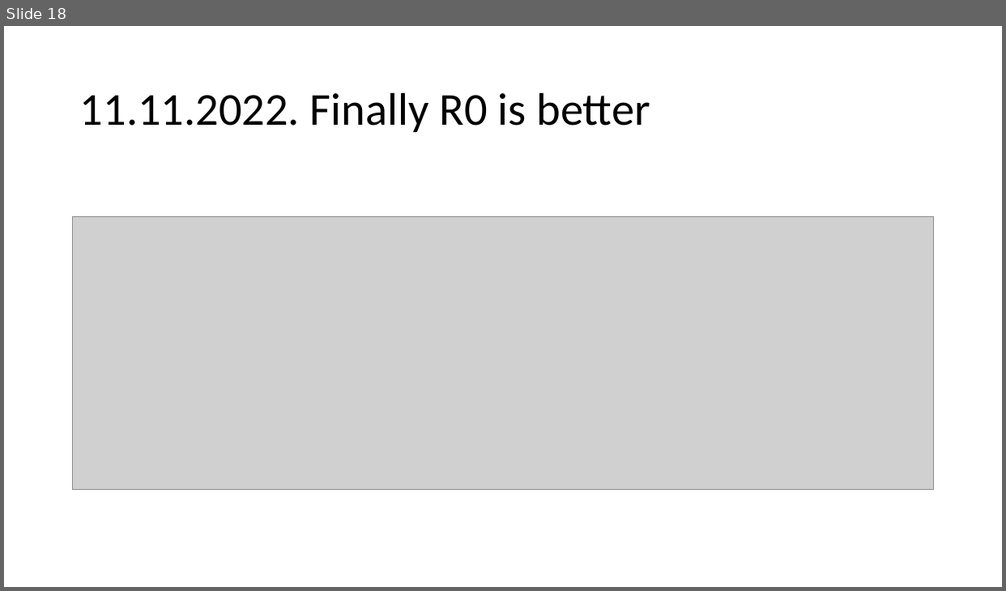
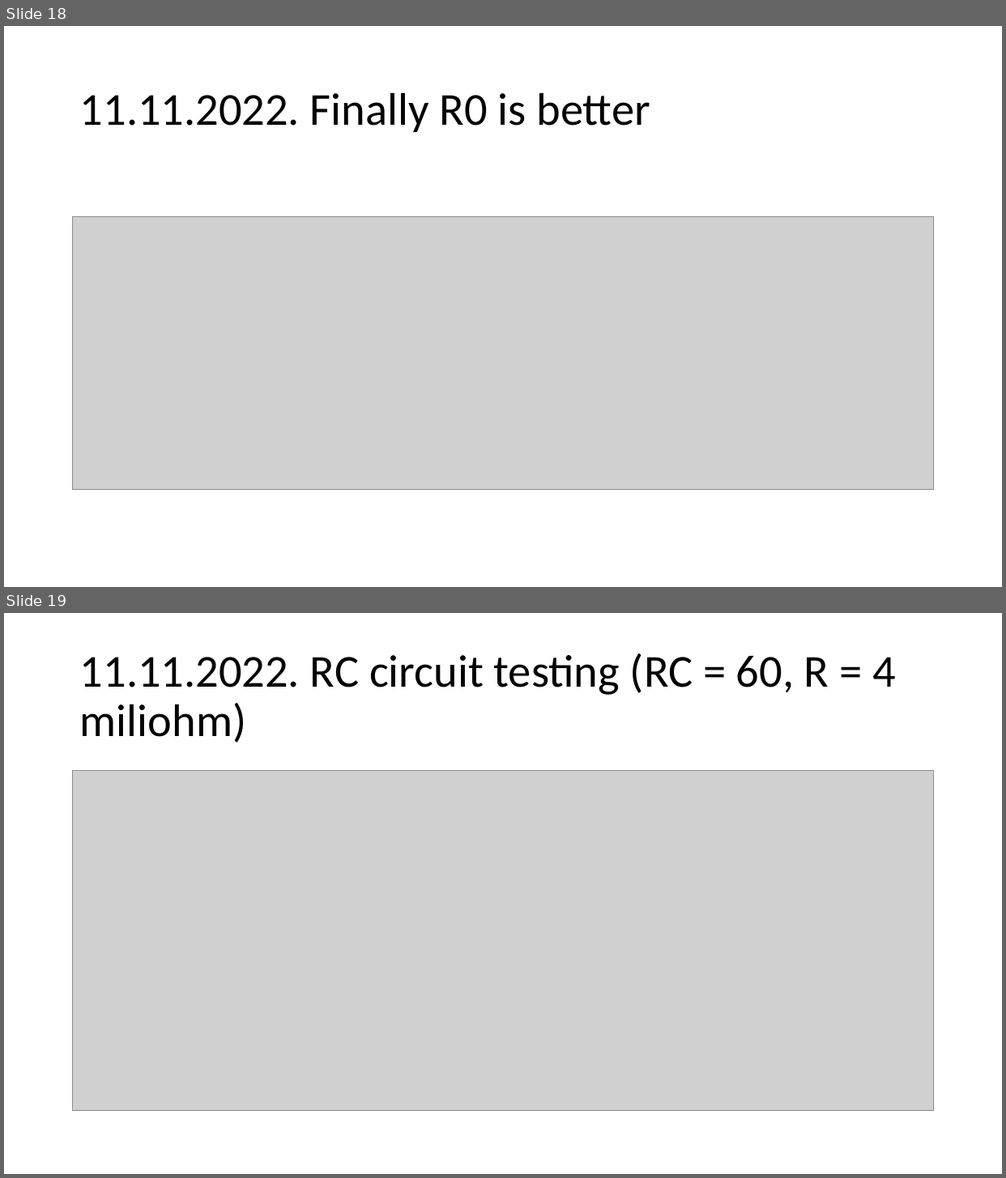
Before and after one commit to novakovicluka97/battery_parameter_parsing, a slide deck: Docs/Typhoon model through time.pptx. Shown one above the other, each under a label of ours: slide 18 before the commit, slides 18 and 19 after it. The pictures are 1006x591 and 1006x1178 pixels, drawn with LibreOffice and Linux fonts; fonts in the diff are those of the drawing; grey boxes stand for pictures. Boxes give left, top, right and bottom in pixels: in the first picture for what was removed or moved away, otherwise in the second. Text is boxed around its words. In the diff, an @@ line names an element or a change of style, - is before the commit and + after.

```diff
--- a/Docs/Typhoon model through time.pptx
+++ b/Docs/Typhoon model through time.pptx
@@ slide 19 added at <box>4,613,1002,1174</box>, background #FFFFFF @@
@@ title added at <box>80,653,896,743</box>, 44 pt, text #000000 @@
+11.11.2022. RC circuit testing (RC = 60, R = 4 miliohm)
@@ picture added at <box>73,770,934,1110</box> @@
```
Also in this commit, not shown: 4 other files.
